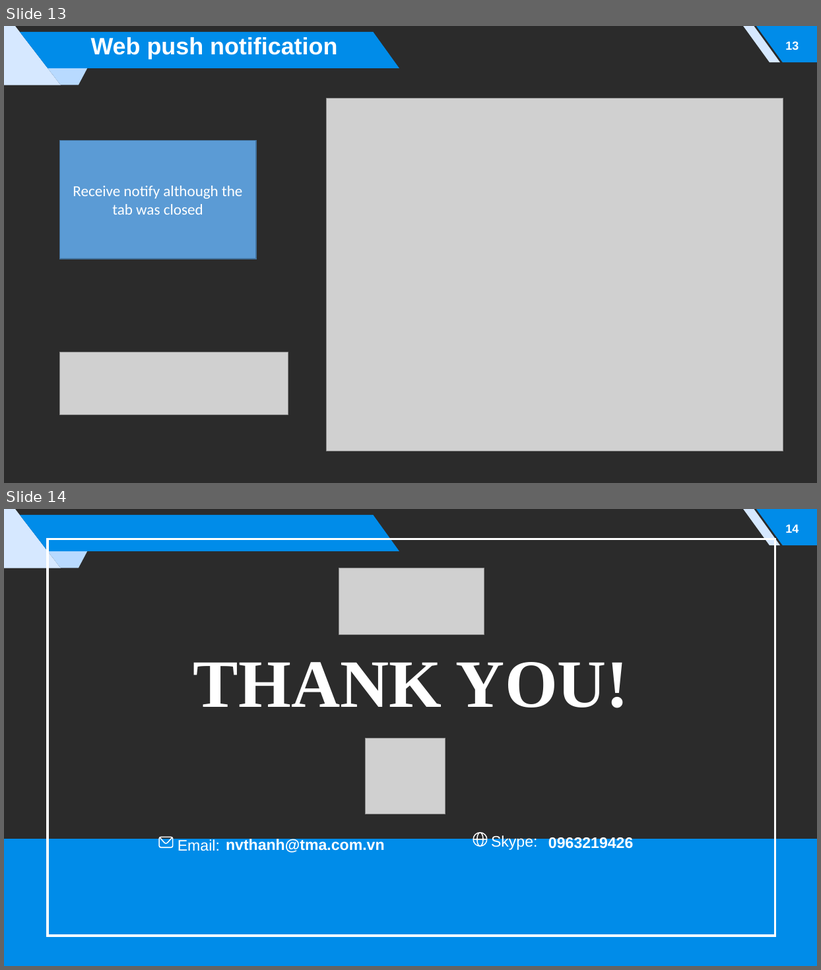
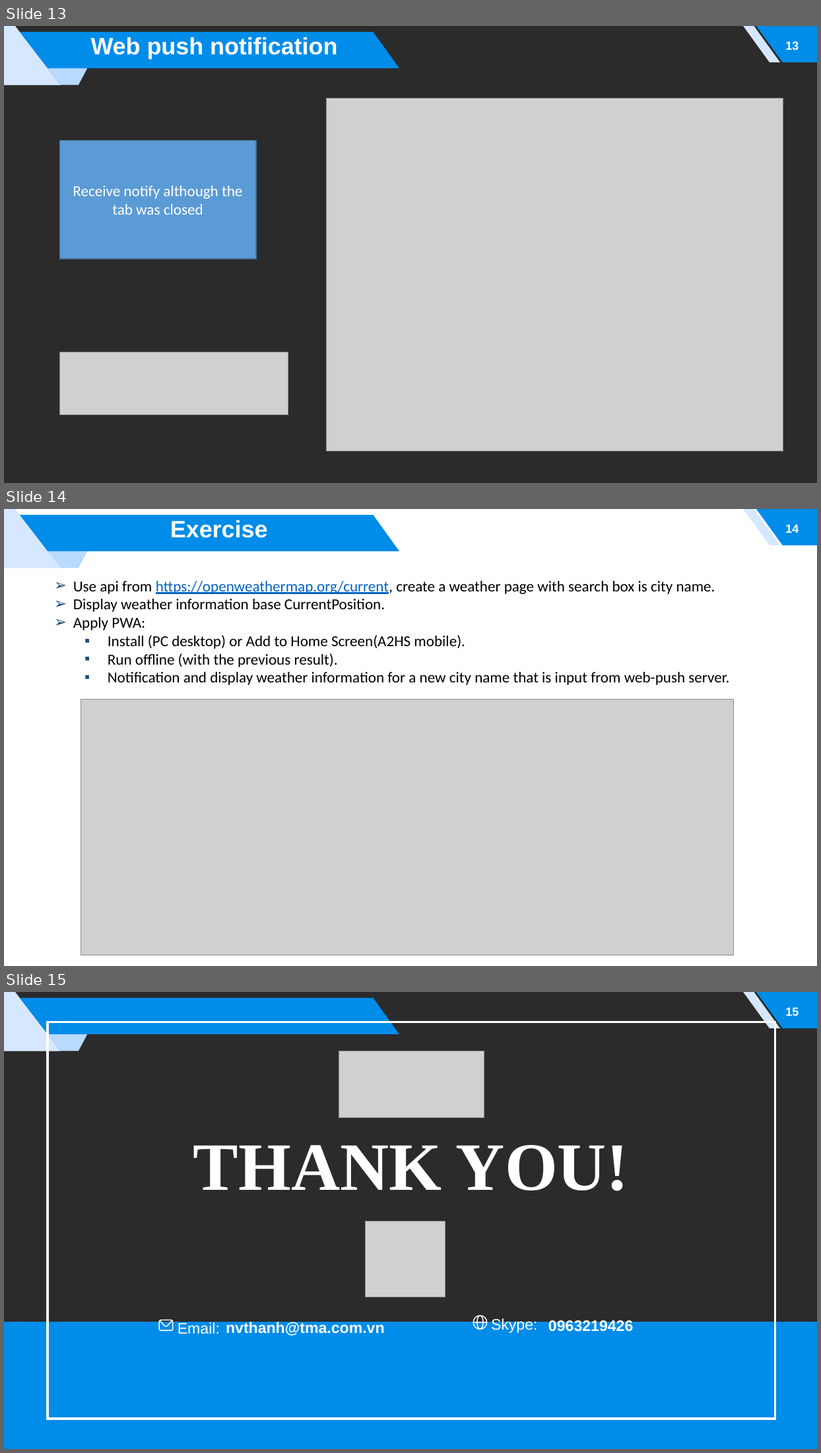
Before and after one commit to thanhnv011094/thuyet-trinh-pwa, a slide deck: PWA.pptx. Shown one above the other, each under a label of ours: slides 13 and 14 before the commit, slides 13, 14 and 15 after it. The pictures are 821x970 and 821x1453 pixels, drawn with LibreOffice and Linux fonts; fonts in the diff are those of the drawing; grey boxes stand for pictures; background and template pictures are left out; a plain dark background stands for a picture behind light text. Boxes give left, top, right and bottom in pixels: in the first picture for what was removed or moved away, otherwise in the second. Text is boxed around its words. In the diff, an @@ line names an element or a change of style, - is before the commit and + after.

Commit message:
add exercise

```diff
--- a/PWA.pptx
+++ b/PWA.pptx
@@ slide 14 added at <box>4,509,817,966</box>, background picture (left out); not listed: 5 template elements that a slide beside it also shows @@
@@ title added at <box>170,520,268,538</box>, 28 pt, text #FFFFFF, bold @@
+Exercise
@@ page number added at <box>785,524,799,533</box>, 14 pt, text #FFFFFF, bold @@
+14
@@ text added at <box>73,581,729,685</box>, 18 pt, text #000000 @@
+➢ Use api from https://openweathermap.org/current, create a weather page with search box is city name.
+➢ Display weather information base CurrentPosition.
+➢ Apply PWA:
+  ▪ Install (PC desktop) or Add to Home Screen(A2HS mobile).
+  ▪ Run offline (with the previous result).
+  ▪ Notification and display weather information for a new city name that is input from web-push server.
@@ picture added at <box>81,699,734,956</box> @@
@@ what was slide 14 is now slide 15 @@
@@ page number at <box>785,1007,799,1016</box>: text changed @@
-14
+15
```
